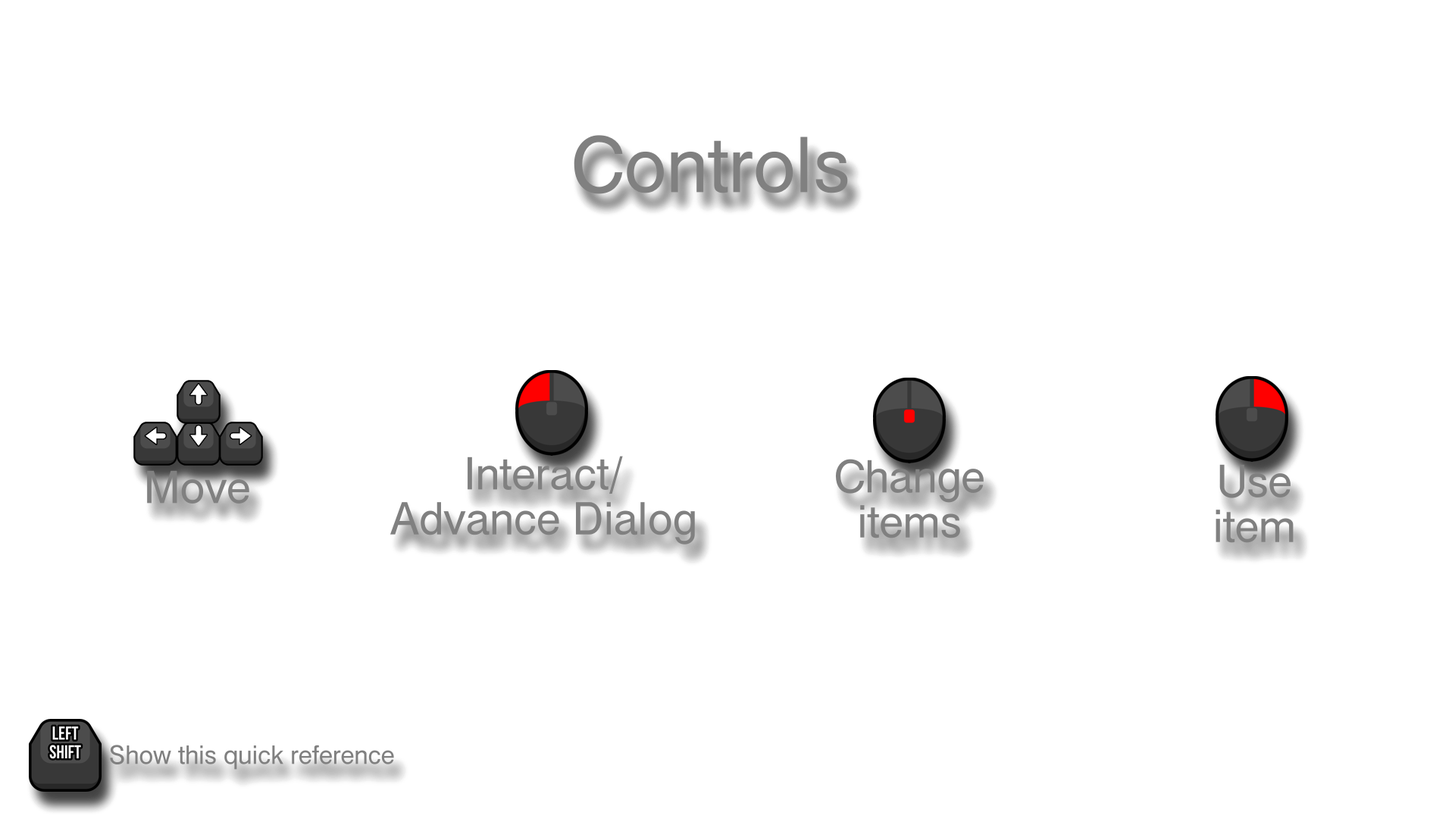
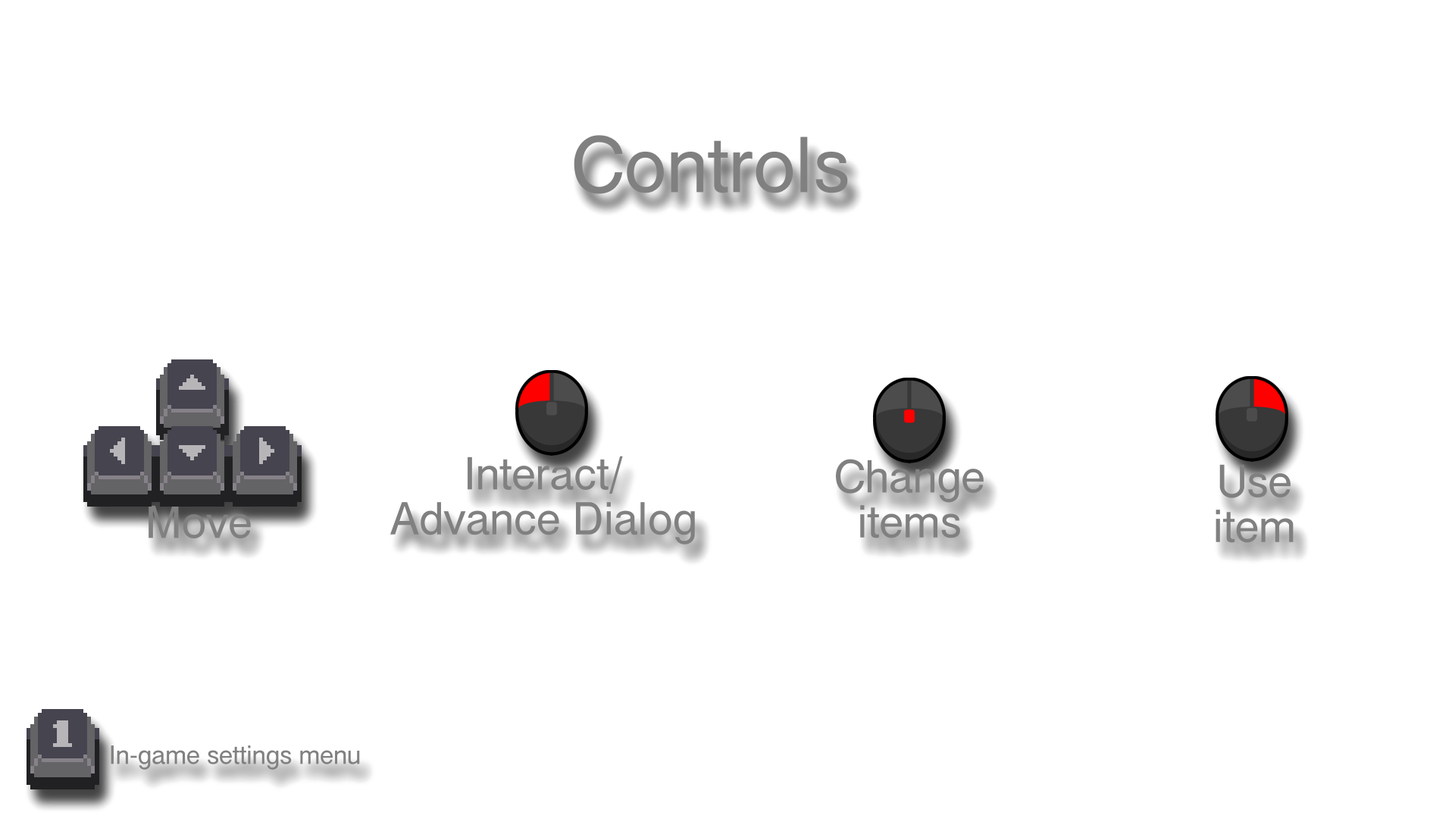
The second 1455 × 819 image is a revision of the first. Changes to its layers:
added group "Group 7" with 2 layers above "Vector Layer 3" over (x1=25, y1=708, x2=104, y2=790)
added layer "1.png" in group "Group 7" over (x1=25, y1=708, x2=104, y2=790)
added layer "ARROWDOWN.png" in group "Group 3" over (x1=136, y1=409, x2=234, y2=507)
added layer "ARROWRIGHT.png" in group "Group 3" over (x1=209, y1=409, x2=307, y2=507)
added layer "ARROWLEFT.png" in group "Group 3" over (x1=82, y1=409, x2=161, y2=507)
added layer "ARROWUP.png" in group "Group 3" over (x1=136, y1=359, x2=234, y2=440)
hid "Arrow Up.png" over (x1=174, y1=377, x2=223, y2=426)
hid "Arrow Right.png" over (x1=216, y1=419, x2=266, y2=468)
hid "Arrow Left.png" over (x1=131, y1=419, x2=180, y2=468)
hid "Arrow Down.png" over (x1=174, y1=419, x2=223, y2=468)
hid group "Group 6" (2 layers) over (x1=25, y1=708, x2=111, y2=801)
